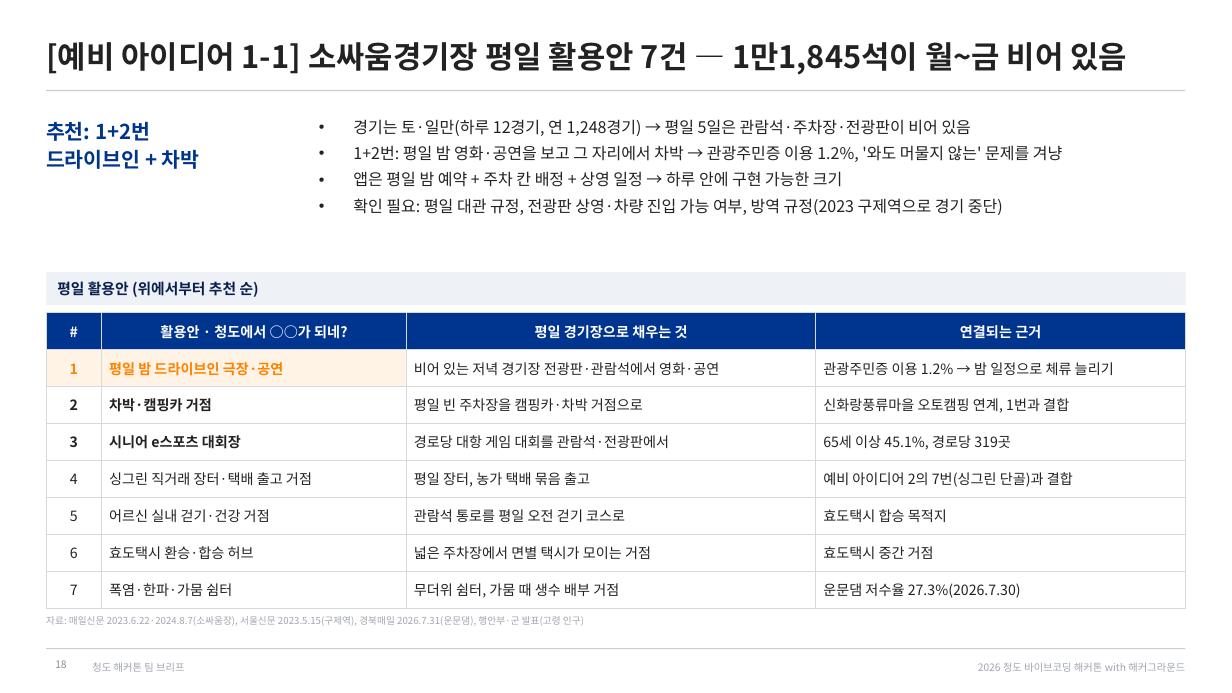
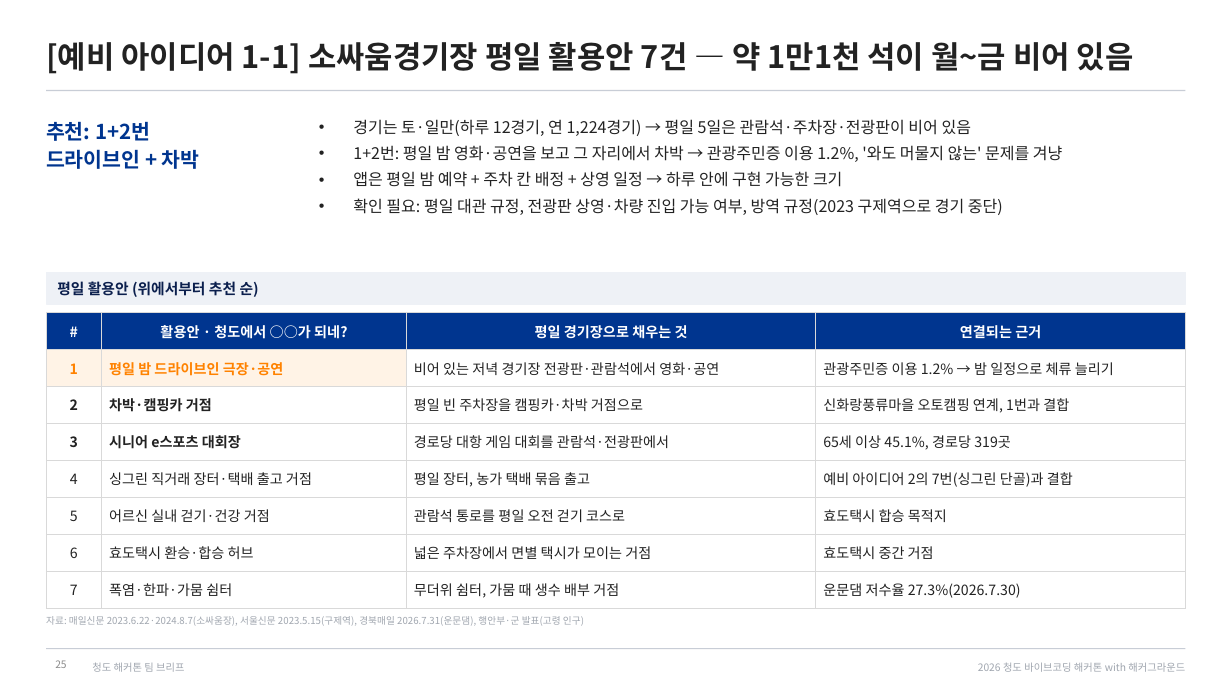
Before and after one commit to fordgril307-wq/Cheongdo_Hackathon, a slide deck: slide 25 of docs/team-brief/청도해커톤_팀브리프.pptx (slide 18 before the commit). Drawn at 1232x693 pixels with LibreOffice and Linux fonts; fonts in the diff are those of the drawing. Boxes give left, top, right and bottom in pixels: in the first picture for what was removed or moved away, otherwise in the second. Text is boxed around its words. In the diff, an @@ line names an element or a change of style, - is before the commit and + after.

```diff
--- a/docs/team-brief/청도해커톤_팀브리프.pptx
+++ b/docs/team-brief/청도해커톤_팀브리프.pptx
@@ title at <box>46,42,1134,74</box>: text changed @@
-[예비 아이디어 1-1] 소싸움경기장 평일 활용안 7건 — 1만1,845석이 월~금 비어 있음
+[예비 아이디어 1-1] 소싸움경기장 평일 활용안 7건 — 약 1만1천 석이 월~금 비어 있음
@@ text at <box>353,119,971,136</box>: text changed @@
-• 경기는 토·일만(하루 12경기, 연 1,248경기) → 평일 5일은 관람석·주차장·전광판이 비어 있음
+• 경기는 토·일만(하루 12경기, 연 1,224경기) → 평일 5일은 관람석·주차장·전광판이 비어 있음
@@ page number at <box>55,660,66,668</box>: text changed @@
-18
+25
```
Also in this commit, not shown: 8 other slides changed, 8 slides added, 3 other files.
